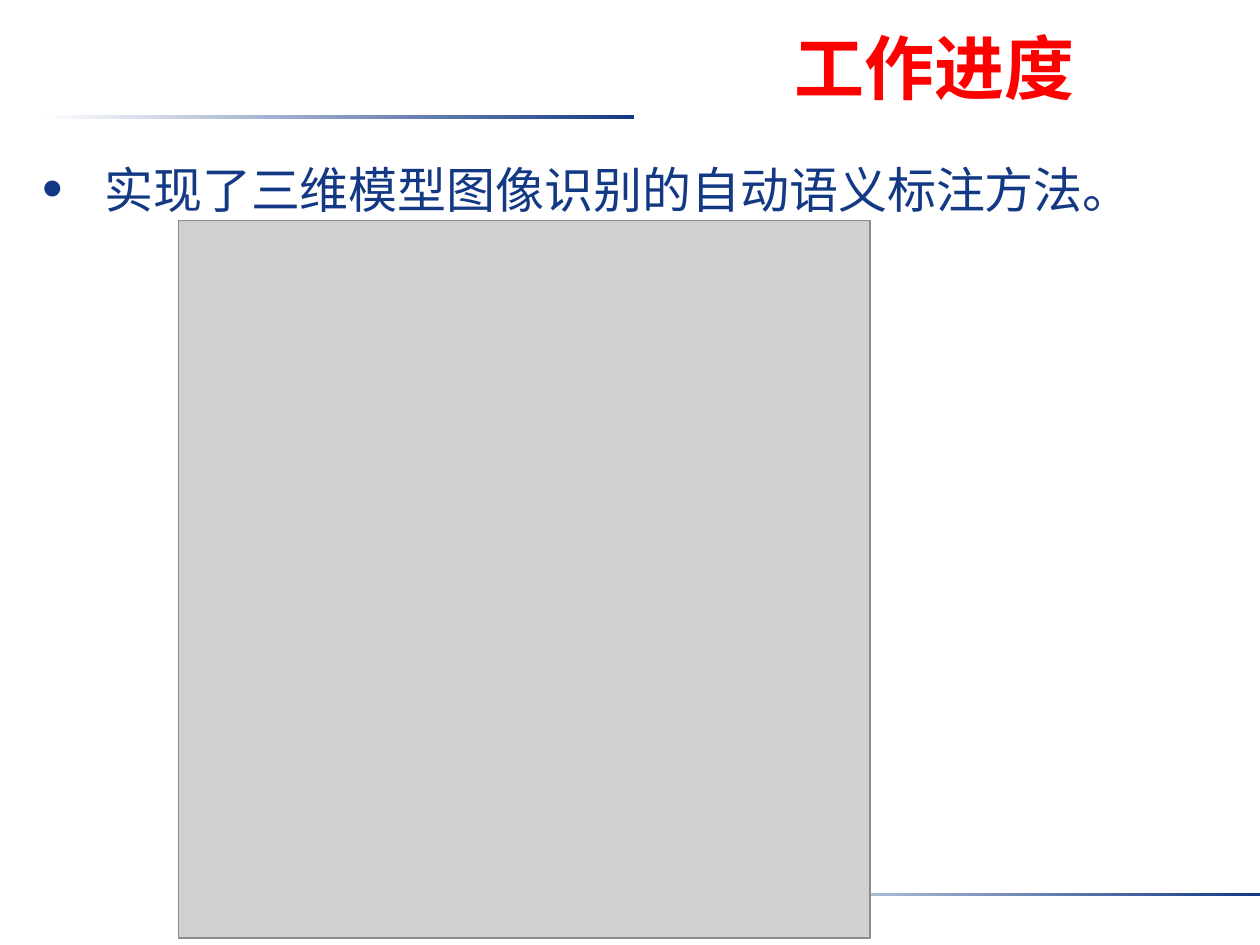
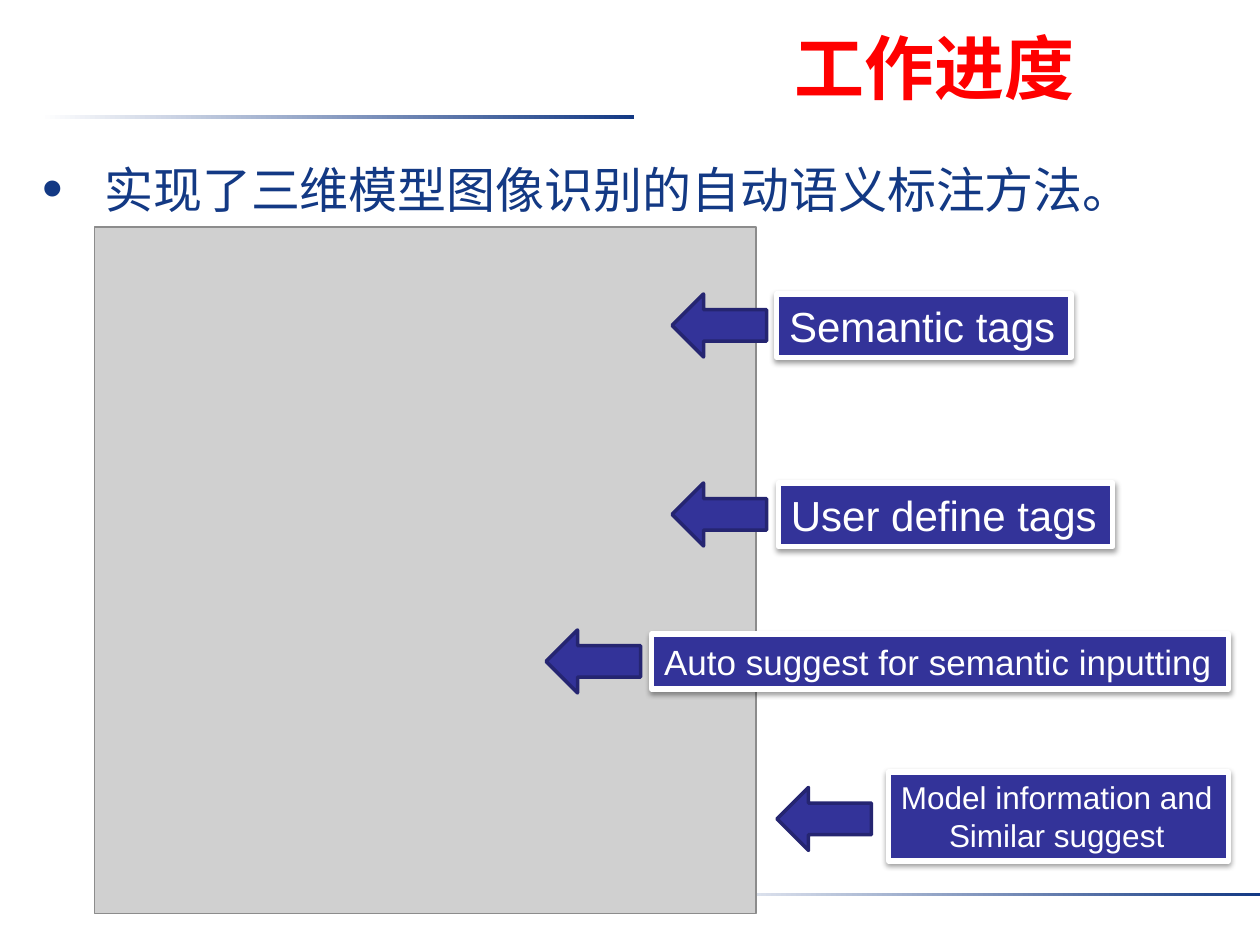
Before and after one commit to donhatquang/semantic, a slide deck: slide 9 of doc/大论文/中期答辩.pptx (slide 8 before the commit). Drawn at 1260x945 pixels with LibreOffice and Linux fonts; fonts in the diff are those of the drawing; grey boxes stand for pictures; background and template pictures are left out. Boxes give left, top, right and bottom in pixels: in the first picture for what was removed or moved away, otherwise in the second. Text is boxed around its words. In the diff, an @@ line names an element or a change of style, - is before the commit and + after.

```diff
--- a/doc/大论文/中期答辩.pptx
+++ b/doc/大论文/中期答辩.pptx
@@ picture: place and size @@
-picture at [179,220,871,939]
+picture at [94,227,756,914]
@@ left arrow added at [672,294,766,357], fill #333399, outline #262671 2 pt @@
@@ rectangle added at [776,294,1071,357], fill #333399, outline #FFFFFF 3 pt, 24 pt, text #FFFFFF @@
+Semantic tags
@@ left arrow added at [672,483,766,546], fill #333399, outline #262671 2 pt @@
@@ rectangle added at [779,483,1113,546], fill #333399, outline #FFFFFF 3 pt, 24 pt, text #FFFFFF @@
+User define tags
@@ left arrow added at [546,630,640,693], fill #333399, outline #262671 2 pt @@
@@ rectangle added at [651,634,1228,689], fill #333399, outline #FFFFFF 3 pt, 20 pt, text #FFFFFF @@
+Auto suggest for semantic inputting
@@ rectangle added at [888,772,1228,862], fill #333399, outline #FFFFFF 3 pt, 18 pt, text #FFFFFF @@
+Model information and
+Similar suggest
@@ left arrow added at [777,788,872,850], fill #333399, outline #262671 2 pt @@
```
Also in this commit, not shown: 9 other slides changed, 1 slide added, 1 other file.
